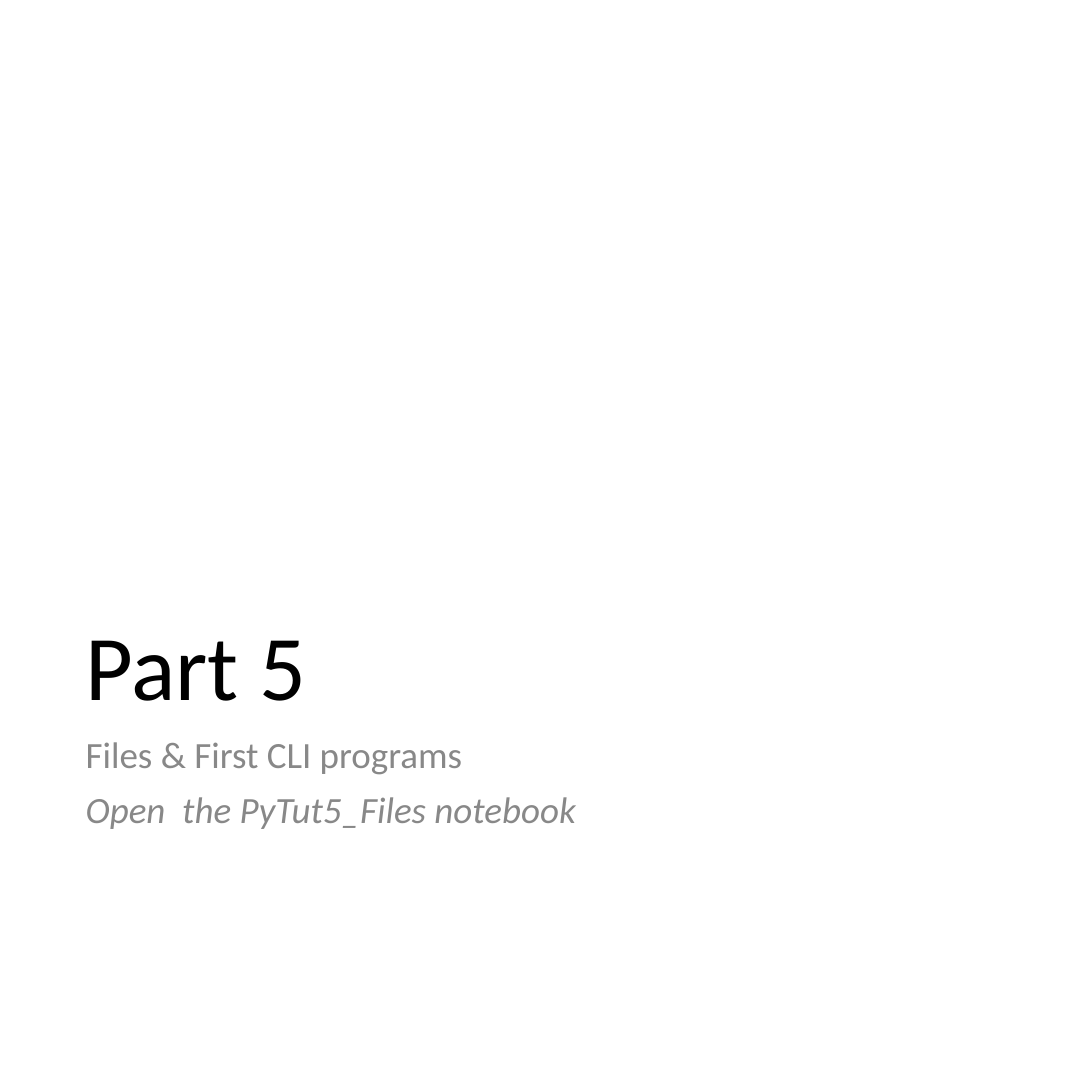
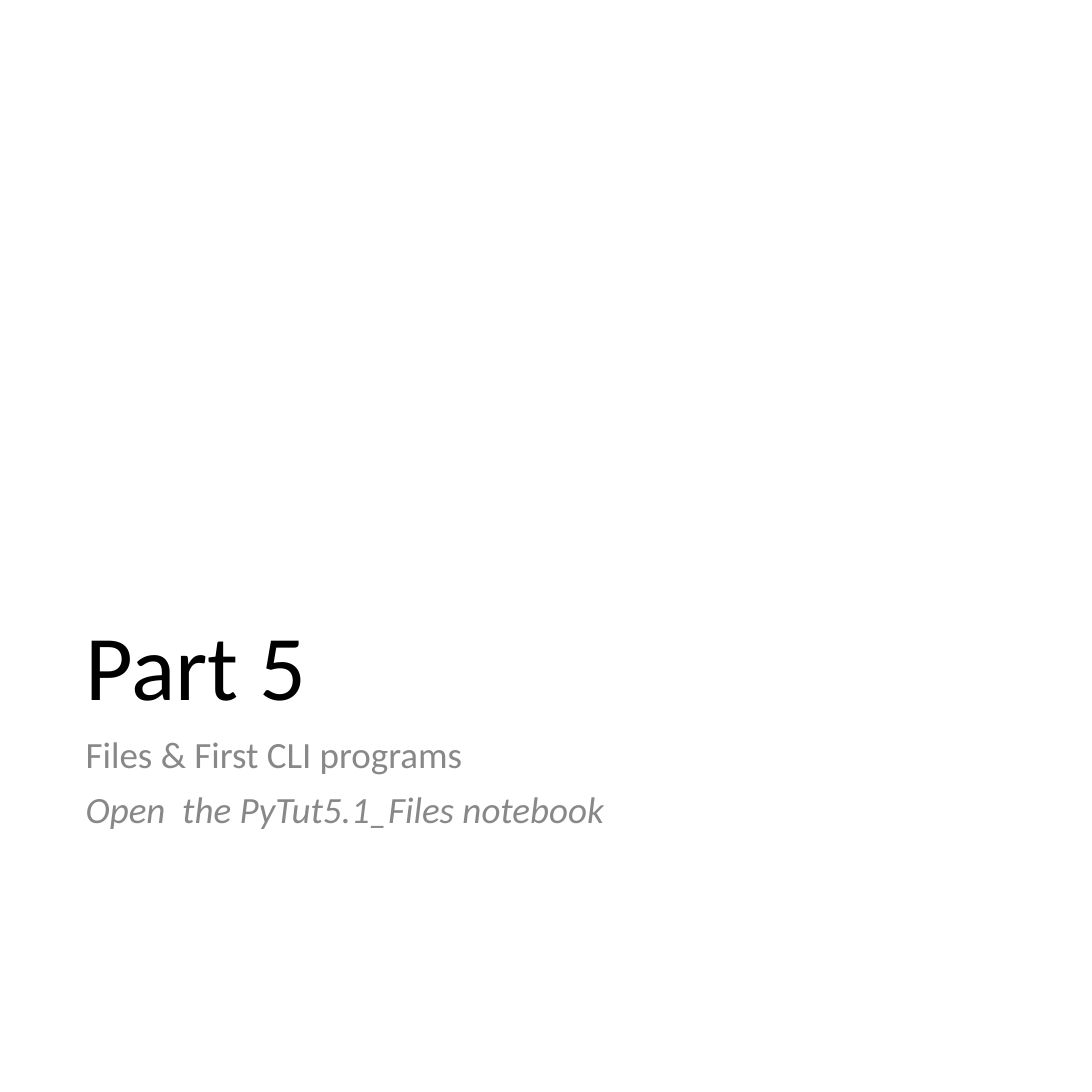
Before and after one commit to mrkbutty/PythonTutButty01, a slide deck: slide 37 of PyTut1_Intro.pptx. Drawn at 1092x1092 pixels with LibreOffice and Linux fonts; fonts in the diff are those of the drawing. Boxes give left, top, right and bottom in pixels: in the first picture for what was removed or moved away, otherwise in the second. Text is boxed around its words. In the diff, an @@ line names an element or a change of style, - is before the commit and + after.

```diff
--- a/PyTut1_Intro.pptx
+++ b/PyTut1_Intro.pptx
@@ text at box(86, 797, 603, 829): text changed @@
-Open the PyTut5_Files notebook
+Open the PyTut5.1_Files notebook
```
Also in this commit, not shown: 10 other slides changed, 1 other file.
